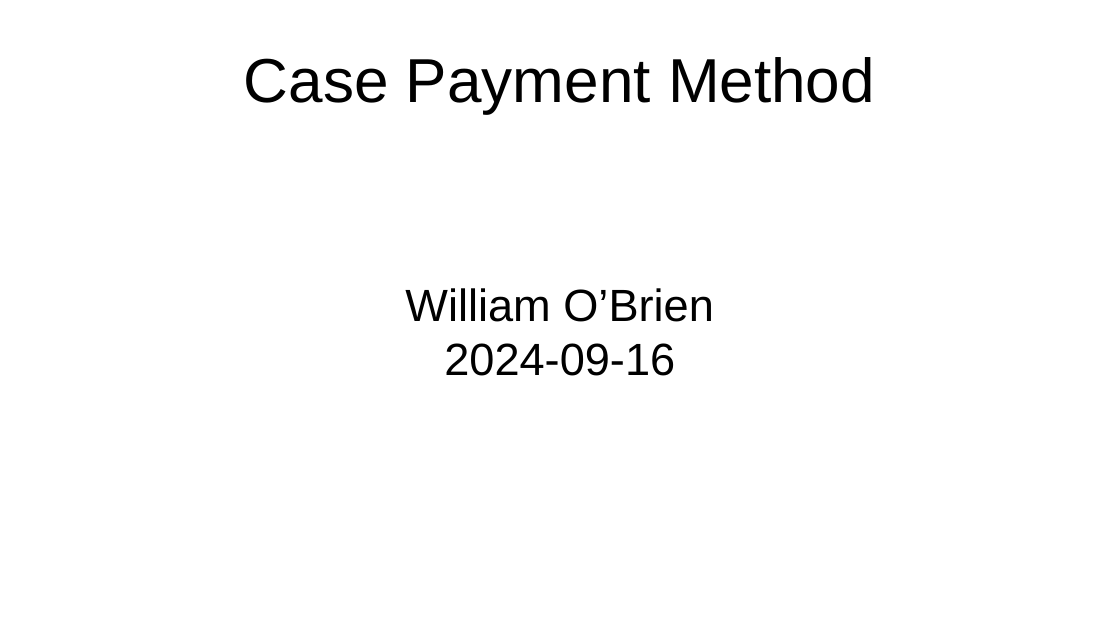
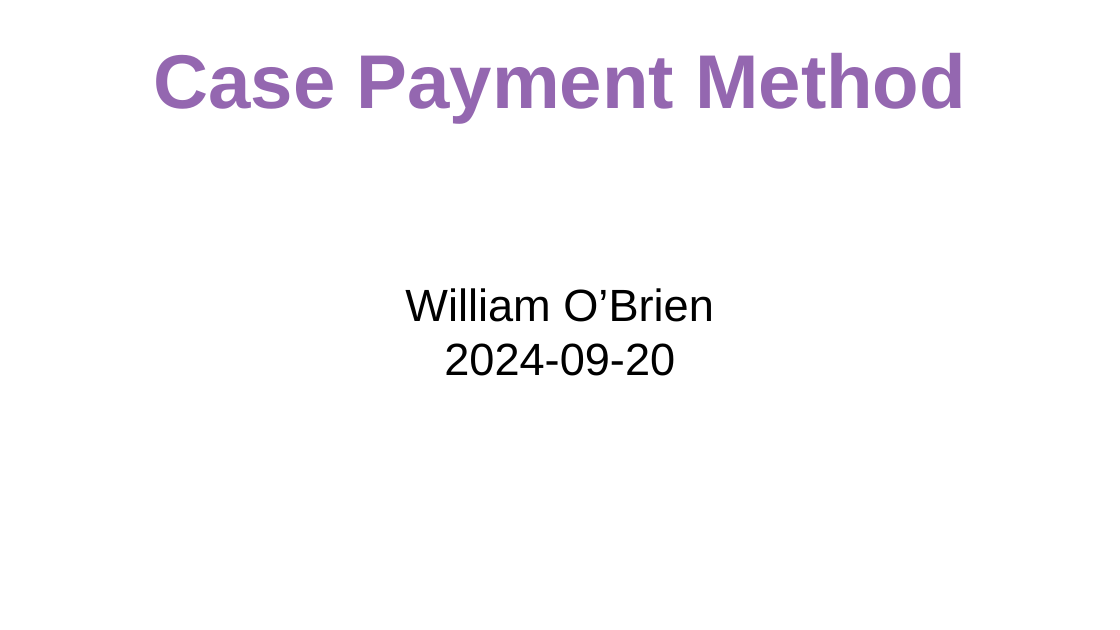
Before and after one commit to samfromsatc/payment_method_case_if, a slide deck: slide 1 of presentation_payment_method.odp. Drawn at 1120x630 pixels with LibreOffice and Linux fonts; fonts in the diff are those of the drawing. Boxes give left, top, right and bottom in pixels: in the first picture for what was removed or moved away, otherwise in the second. Text is boxed around its words. In the diff, an @@ line names an element or a change of style, - is before the commit and + after.

```diff
--- a/presentation_payment_method.odp
+++ b/presentation_payment_method.odp
@@ title "Case Payment Method" at bbox=[153, 53, 966, 122]: size 44 to 54 pt, text colour #000000 to #9467B0, bold on @@
@@ subtitle at bbox=[444, 343, 675, 376]: text changed @@
-2024-09-16
+2024-09-20
```
Also in this commit, not shown: 8 slides added, 1 slide removed, 8 other files.
